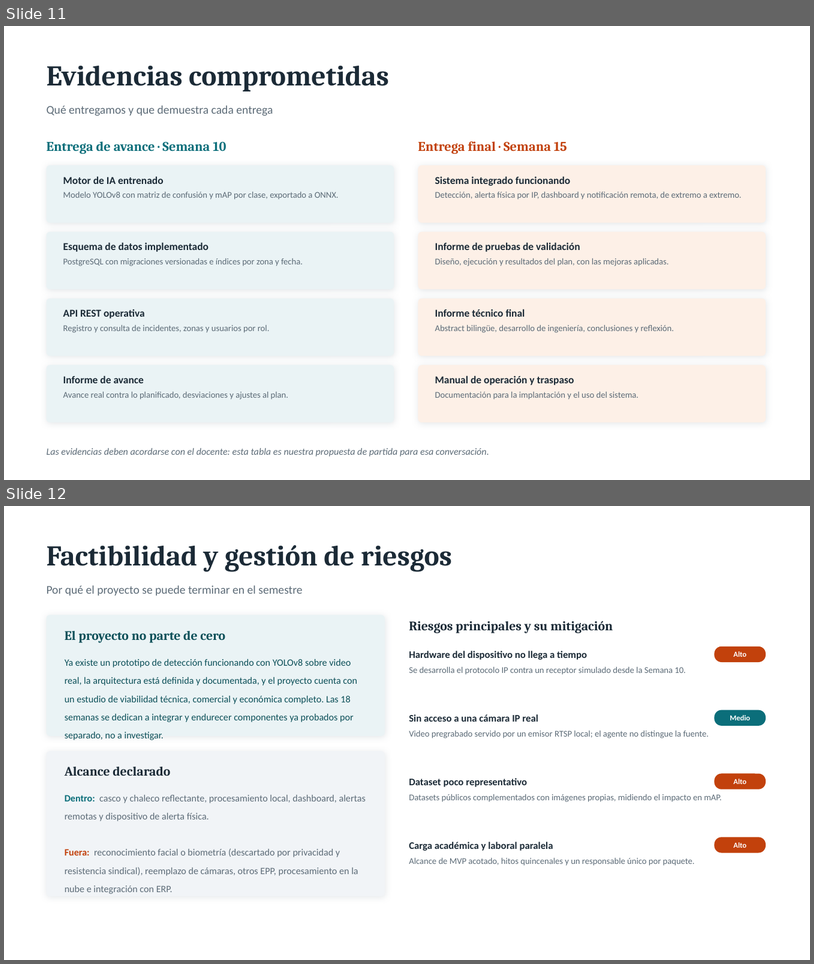
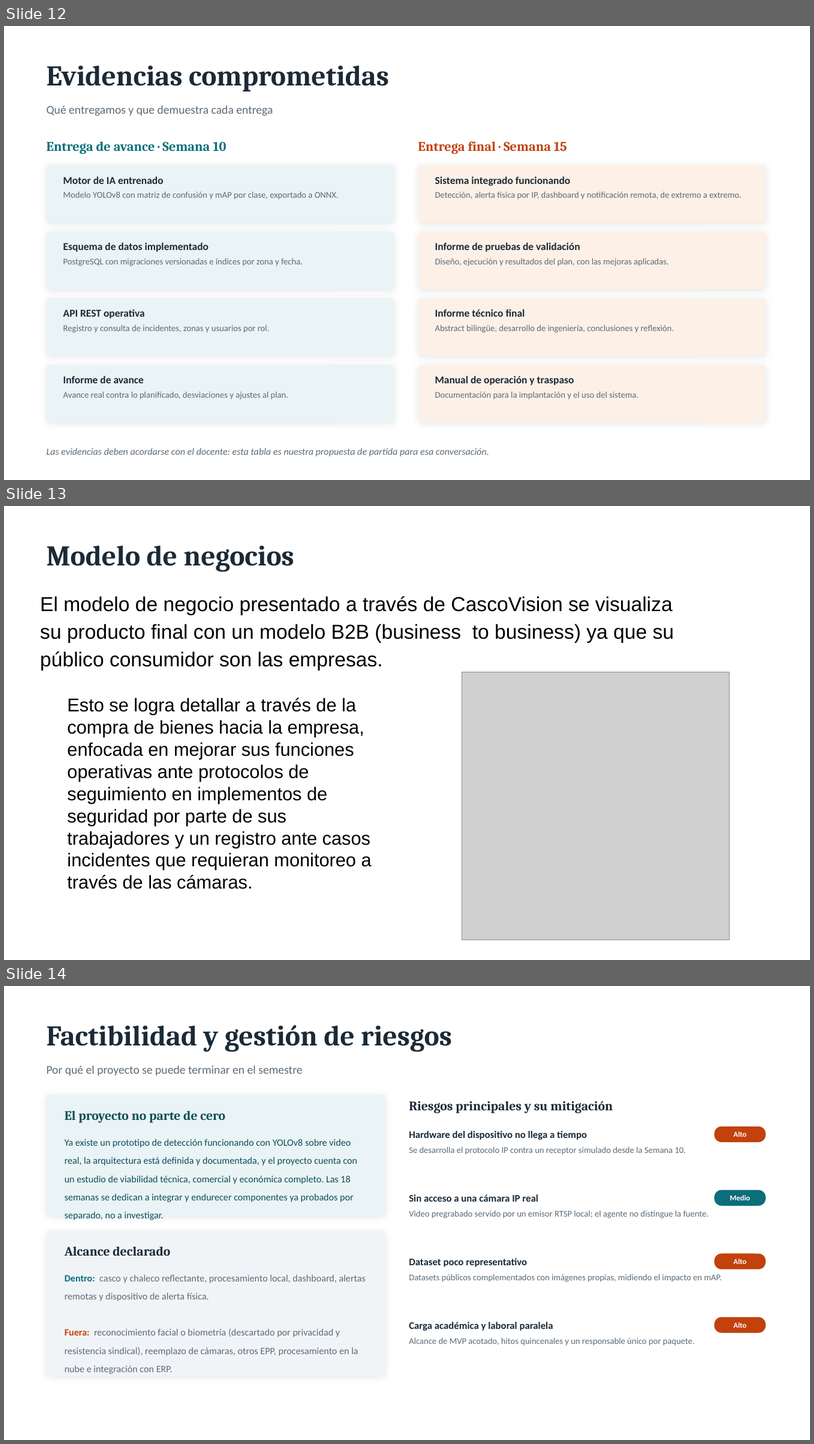
Before and after one commit to lonelystar16/AV_AldoMartinez802D_Equipo1, a slide deck: Fase 1/Evidencias Grupales/Presentación Proyecto.pptx. Shown one above the other, each under a label of ours: slides 11 and 12 before the commit, slides 12, 13 and 14 after it. The pictures are 814x964 and 814x1444 pixels, drawn with LibreOffice and Linux fonts; fonts in the diff are those of the drawing; grey boxes stand for pictures. Boxes give left, top, right and bottom in pixels: in the first picture for what was removed or moved away, otherwise in the second. Text is boxed around its words. In the diff, an @@ line names an element or a change of style, - is before the commit and + after.

```diff
--- a/Fase 1/Evidencias Grupales/Presentación Proyecto.pptx
+++ b/Fase 1/Evidencias Grupales/Presentación Proyecto.pptx
@@ slide 13 added at (4, 506, 810, 960), background #FFFFFF @@
@@ text added at (47, 546, 294, 572), 34 pt, text #1B2A36, bold @@
+Modelo de negocios
@@ text added at (40, 596, 674, 670), 24 pt, text #000000 @@
+El modelo de negocio presentado a través de CascoVision se visualiza su producto final con un modelo B2B (business to business) ya que su público consumidor son las empresas.
@@ picture added at (462, 672, 730, 939) @@
@@ text added at (67, 697, 372, 889), 22 pt, text #000000 @@
+Esto se logra detallar a través de la compra de bienes hacia la empresa, enfocada en mejorar sus funciones operativas ante protocolos de seguimiento en implementos de seguridad por parte de sus trabajadores y un registro ante casos incidentes que requieran monitoreo a través de las cámaras.
@@ what was slide 11 is now slide 12 @@
@@ what was slide 12 is now slide 14 @@
```
Also in this commit, not shown: 3 other slides added, 1 other file.
